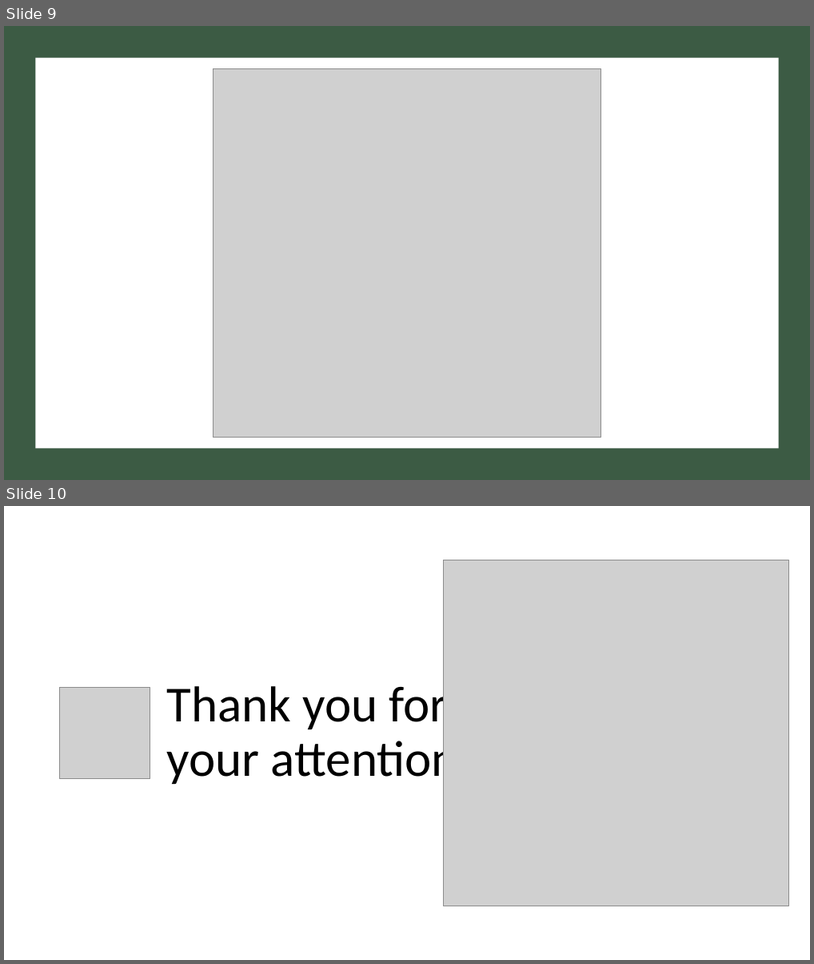
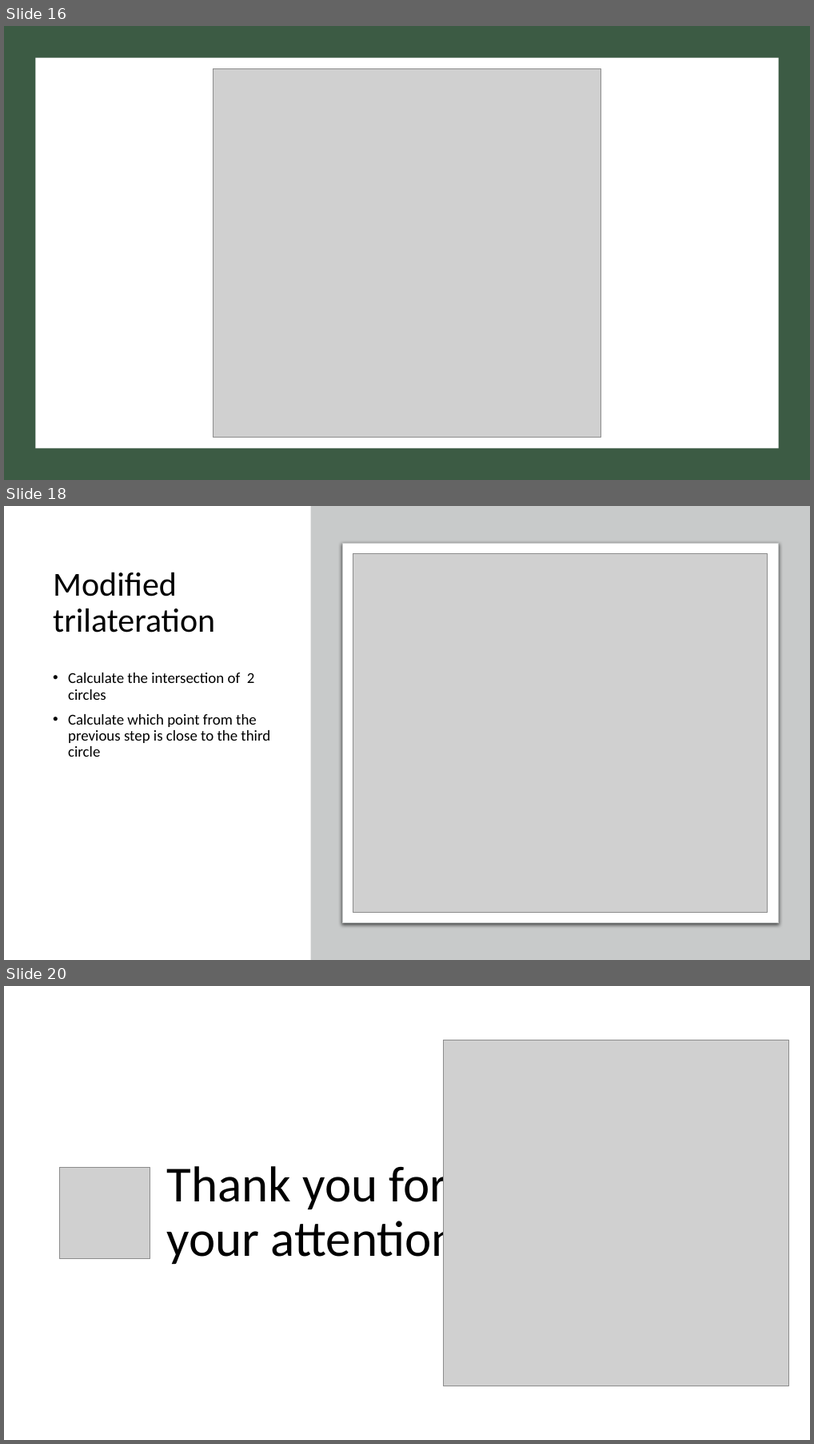
Before and after one commit to raulvel/licenta, a slide deck: Velcherean_Raul_presentation.pptx. Shown one above the other, each under a label of ours: slides 9 and 10 before the commit, slides 16, 18 and 20 after it; the slides between them are not shown. The pictures are 814x964 and 814x1444 pixels, drawn with LibreOffice and Linux fonts; fonts in the diff are those of the drawing; grey boxes stand for pictures. Boxes give left, top, right and bottom in pixels: in the first picture for what was removed or moved away, otherwise in the second. Text is boxed around its words. In the diff, an @@ line names an element or a change of style, - is before the commit and + after.

```diff
--- a/Velcherean_Raul_presentation.pptx
+++ b/Velcherean_Raul_presentation.pptx
@@ slide 18 added at (x1=4, y1=506, x2=810, y2=960), background #FFFFFF @@
@@ rectangle added at (x1=310, y1=506, x2=810, y2=960), fill #C8CACA @@
@@ rounded rectangle added at (x1=342, y1=543, x2=779, y2=923), fill #FFFFFF, outline #C8CACA 0.75 pt @@
@@ title added at (x1=53, y1=572, x2=215, y2=632), 40 pt, text #000000 @@
+Modified trilateration
@@ picture added at (x1=354, y1=554, x2=768, y2=912) @@
@@ text added at (x1=68, y1=672, x2=270, y2=756), 18 pt, text #000000 @@
+• Calculate the intersection of 2 circles
+• Calculate which point from the previous step is close to the third circle
@@ what was slide 9 is now slide 16 @@
@@ what was slide 10 is now slide 20 @@
```
Also in this commit, not shown: 1 slide changed, 10 other slides added, 1 slide removed.
